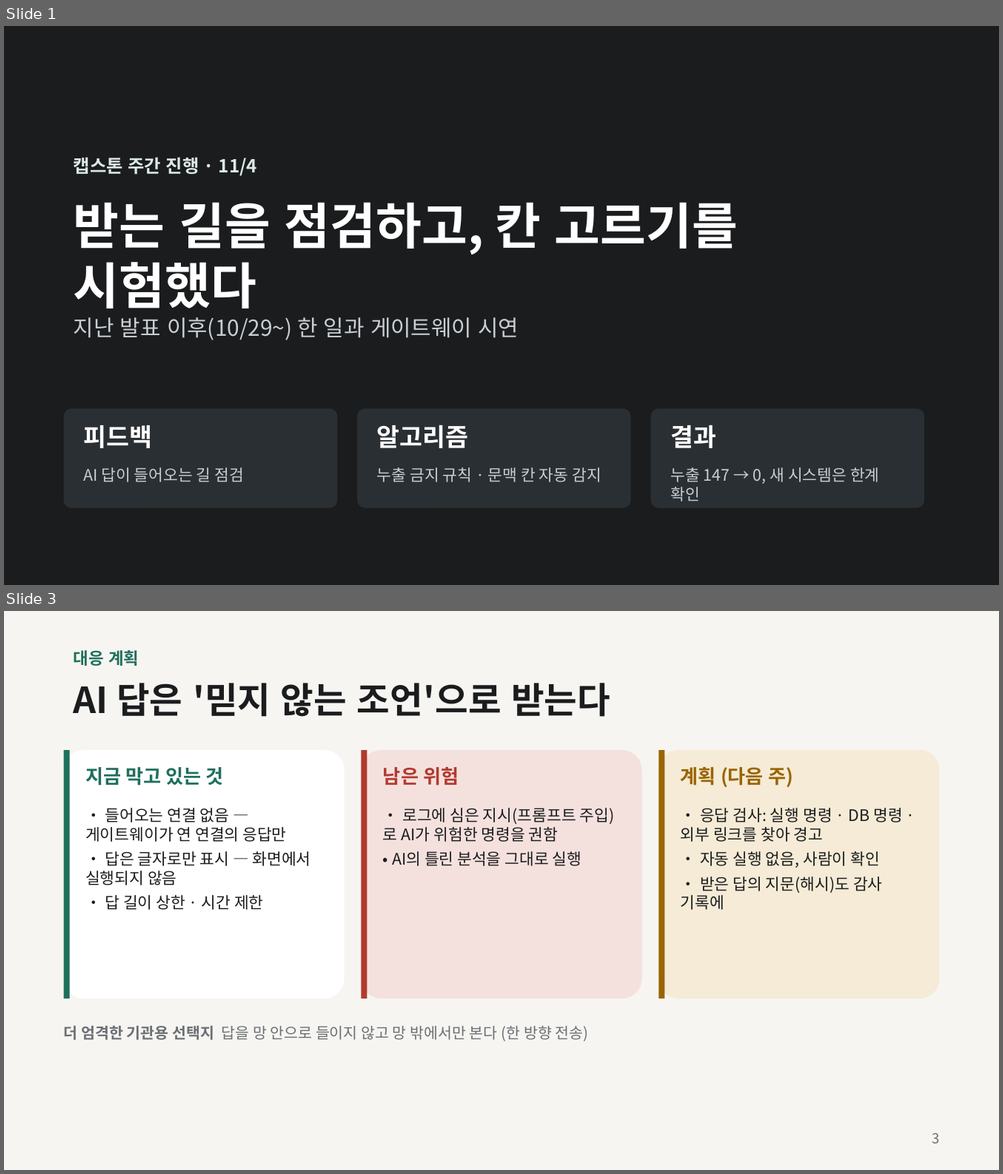
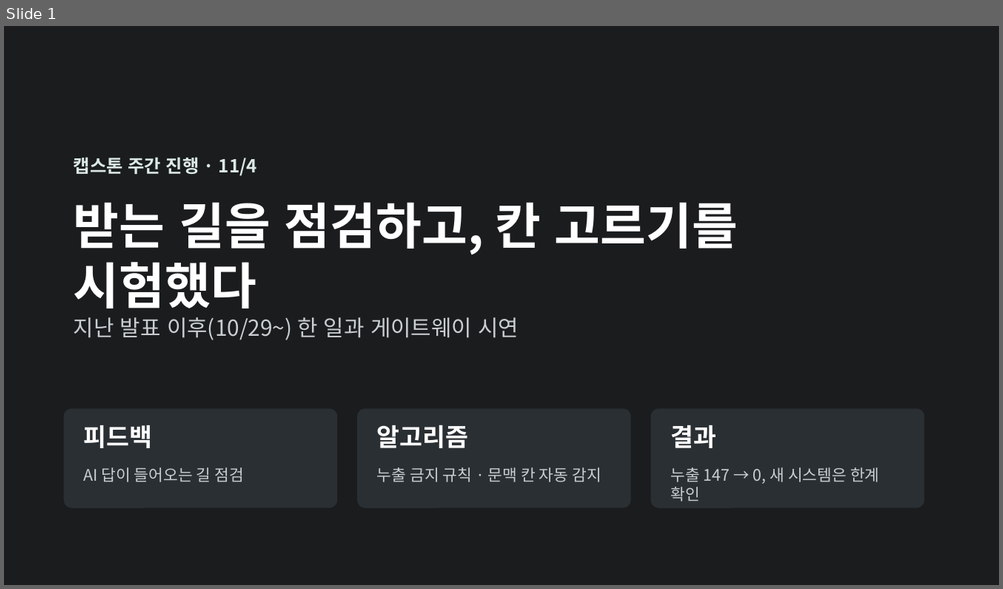
Before and after one commit to ygsg-dku/yeogwasigan, a slide deck: docs/presentations/여과시간_주간_1104.pptx. Shown one above the other, each under a label of ours: slides 1 and 3 before the commit, slide 1 after it; the slides between them are not shown. The pictures are 1003x1174 and 1003x589 pixels, drawn with LibreOffice and Linux fonts; fonts in the diff are those of the drawing. Boxes give left, top, right and bottom in pixels: in the first picture for what was removed or moved away, otherwise in the second. Text is boxed around its words. In the diff, an @@ line names an element or a change of style, - is before the commit and + after.

Commit message:
docs: 11/4 덱 — 대응 계획을 피드백 장에 합치고 시연을 목록 제안 흐름으로
- 9장 → 8장 (5분에 맞춤): '대응 계획'을 '받은 피드백' 왼쪽 카드에 합침
- 시연 장: 목록 제안 받기 → 보안팀 승인 → 그 목록으로 요청 → 다른 사람이 승인 → AI 답.
  알고리즘 2~3단계는 데모 모드(지난 실제 실행 기록)라고 슬라이드에 적음

```diff
--- a/docs/presentations/여과시간_주간_1104.pptx
+++ b/docs/presentations/여과시간_주간_1104.pptx
@@ slide 3 removed at (4,611,999,1170), background #F6F5F1 @@
@@ text removed at (74,650,139,666) @@
-대응 계획
@@ title removed at (74,683,610,717) @@
-AI 답은 '믿지 않는 조언'으로 받는다
@@ rounded rectangle removed at (64,750,344,999) @@
@@ rectangle removed at (64,750,70,999) @@
@@ rounded rectangle removed at (361,750,642,999) @@
@@ rectangle removed at (361,750,367,999) @@
@@ rounded rectangle removed at (658,750,939,999) @@
@@ rectangle removed at (658,750,664,999) @@
@@ text removed at (85,767,223,786) @@
-지금 막고 있는 것
@@ text removed at (383,767,458,786) @@
-남은 위험
@@ text removed at (680,767,793,787) @@
-계획 (다음 주)
@@ text removed at (85,808,310,910) @@
-• 들어오는 연결 없음 — 게이트웨이가 연 연결의 응답만
-• 답은 글자로만 표시 — 화면에서 실행되지 않음
-• 답 길이 상한 · 시간 제한
@@ text removed at (383,808,614,866) @@
-• 로그에 심은 지시(프롬프트 주입)로 AI가 위험한 명령을 권함
-• AI의 틀린 분석을 그대로 실행
@@ text removed at (680,808,902,910) @@
-• 응답 검사: 실행 명령 · DB 명령 · 외부 링크를 찾아 경고
-• 자동 실행 없음, 사람이 확인
-• 받은 답의 지문(해시)도 감사 기록에
@@ text removed at (64,1026,589,1042) @@
-더 엄격한 기관용 선택지 답을 망 안으로 들이지 않고 망 밖에서만 본다 (한 방향 전송)
@@ text removed at (931,1133,939,1144) @@
-3
```
Also in this commit, not shown: 6 slides changed, 1 slide added, 1 other slide removed, 2 other files.
